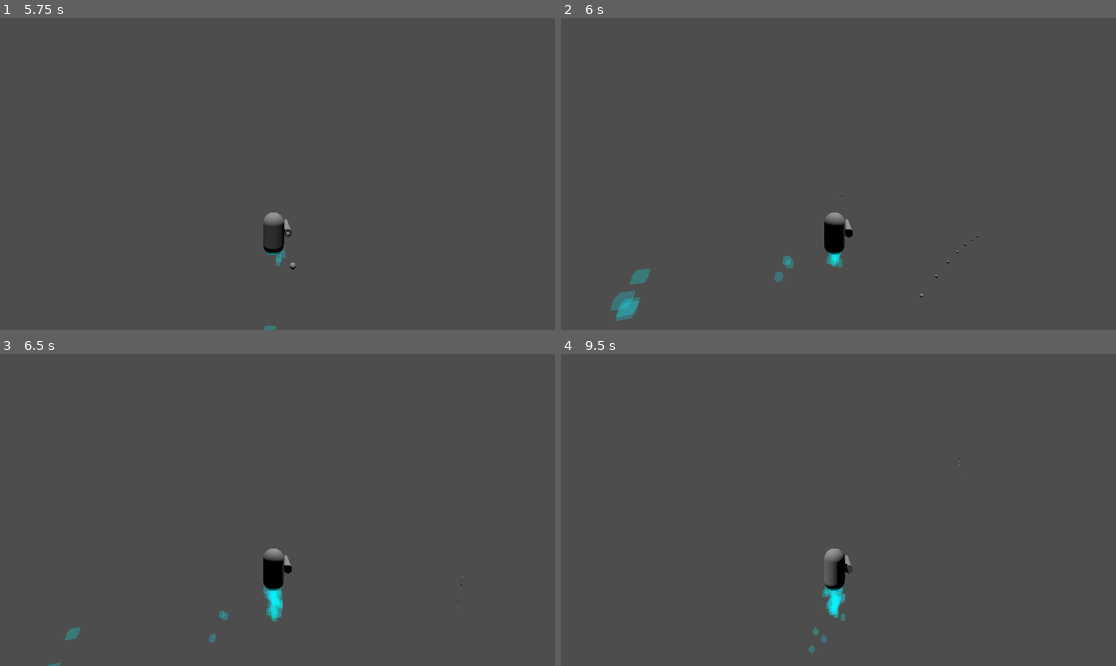
Above: before the commit, frames 1-4 (two rows, left to right).
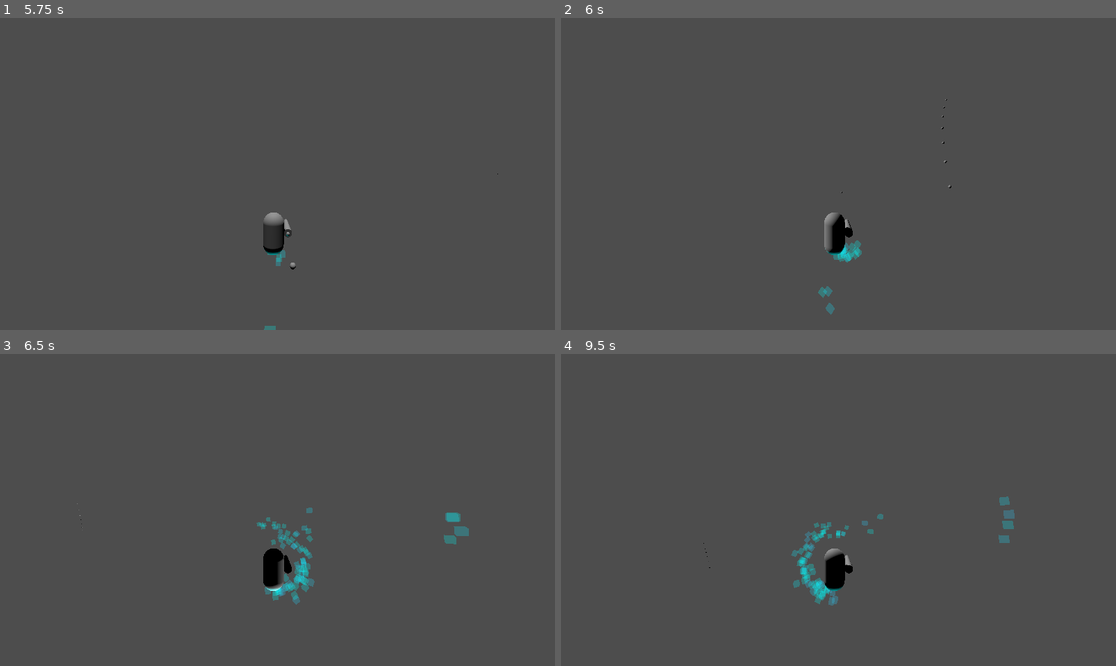
Above: after the commit, the same moments.

Repository: GameDevWeek-2023/ON_VeilBreak
Game: Godot game, scene res://Base.tscn
The game is run twice, just before and just after one commit, with the same random seed, the same clock (stepped at 60 frames per second) and the same inputs.
Inputs (mouse positions are in pixels of both pictures, inside the frame that each line leads up to):
- Up to frame 1 (5.75 s): move the mouse to (305, 174) at 0.52 s; press the mouse at (305, 174) at 0.53 s; hold W (move_forward) from 0.53 s (still down); move the mouse to (249, 174) at 1.27 s; release the mouse at (249, 174) at 1.28 s; click (249, 174) at 1.35 s; move the mouse to (288, 167) at 2.02 s; press the mouse at (288, 167) at 2.03 s; move the mouse to (271, 180) at 2.77 s; release the mouse at (271, 180) at 2.78 s; click (271, 180) at 2.85 s; move the mouse to (316, 177) at 3.52 s; press the mouse at (316, 177) at 3.53 s; move the mouse to (233, 170) at 4.27 s; release the mouse at (233, 170) at 4.28 s; click (233, 170) at 4.35 s; move the mouse to (283, 174) at 5.02 s; press the mouse at (283, 174) at 5.03 s
- Up to frame 2 (6 s): move the mouse to (816, 167) at 5.77 s; release W (move_forward) at 5.78 s; release the mouse at (816, 167) at 5.78 s; hold E (roll_right) from 5.78 s (still down); click (816, 167) at 5.85 s
- Up to frame 3 (6.5 s): keep holding E (roll_right)
- Up to frame 4 (9.5 s): move the mouse to (866, 510) at 6.52 s; release E (roll_right) at 6.53 s; press the mouse at (866, 510) at 6.53 s; hold W (move_forward) 6.53-8.78 s; move the mouse to (810, 510) at 7.27 s; release the mouse at (810, 510) at 7.28 s; click (810, 510) at 7.35 s; move the mouse to (849, 503) at 8.02 s; press the mouse at (849, 503) at 8.03 s; move the mouse to (832, 516) at 8.77 s; release the mouse at (832, 516) at 8.78 s; hold Q (roll_left) from 8.78 s (still down); click (832, 516) at 8.85 s

Frame 1 is identical in both runs. In frame 2, 1.2% of the frame differs, in the area x 8-76%, y 26-98%; in frame 3, 1.7%, in the area x 8-85%, y 47-100%; in frame 4, 1.5%.

Commit message:
Roll

Diff:
--- a/player/movement.gd
+++ b/player/movement.gd
@@ -31,16 +31,17 @@
 	if move_direction != Vector3.ZERO:
 		move_direction = move_direction.normalized();
 
-#	print(move_direction)
+	var roll_direction = Input.get_action_strength("roll_left") - Input.get_action_strength("roll_right");
+
 	print(parent.transform.basis)
 	parent.translate(move_direction * acceleration);
 	parent.rotate(parent.transform.basis.x.normalized(), _pitch_direction * delta);
 	parent.rotate(parent.transform.basis.y.normalized(), _yaw_direction * delta);
+	parent.rotate(parent.transform.basis.z.normalized(), roll_direction * 5 * delta);
 
 	self._pitch_direction = 0
 	self._yaw_direction = 0
 
-#	var roll_direction = Input.get_action_strength("roll_left") - Input.get_action_strength("roll_right");
 #	parent.apply_torque(Vector3.RIGHT * roll_direction * 20 * delta);
 #	parent.apply_torque(Vector3.FORWARD * _pitch_direction * delta);
 #	parent.apply_torque(Vector3.UP * _yaw_direction   * delta);
